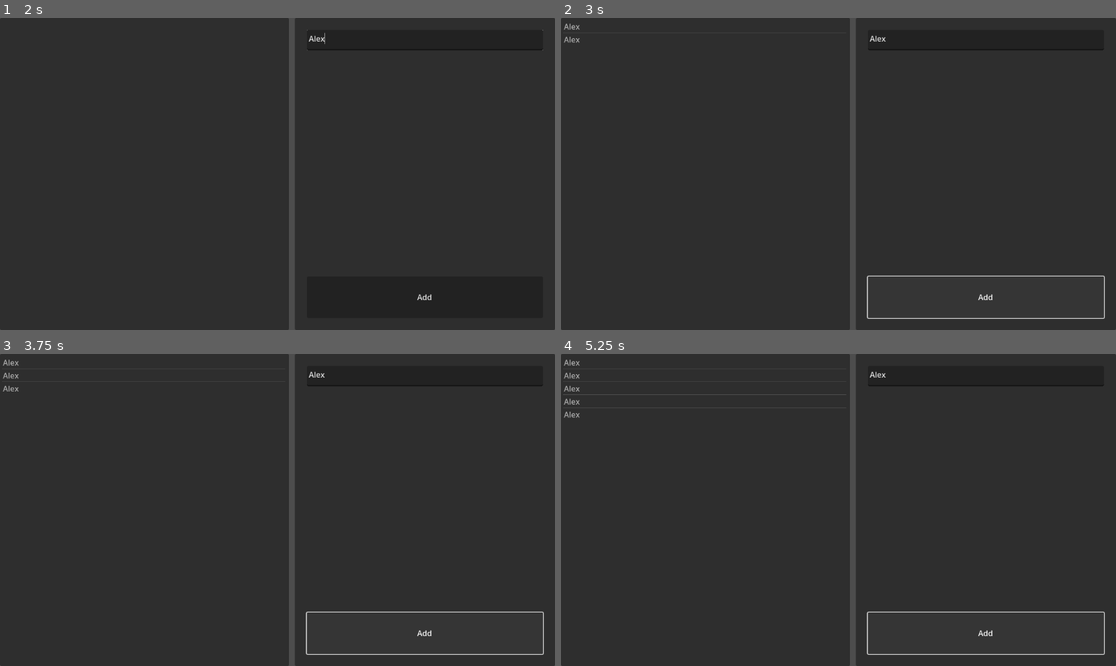
Above: before the commit, frames 1-4 (two rows, left to right).
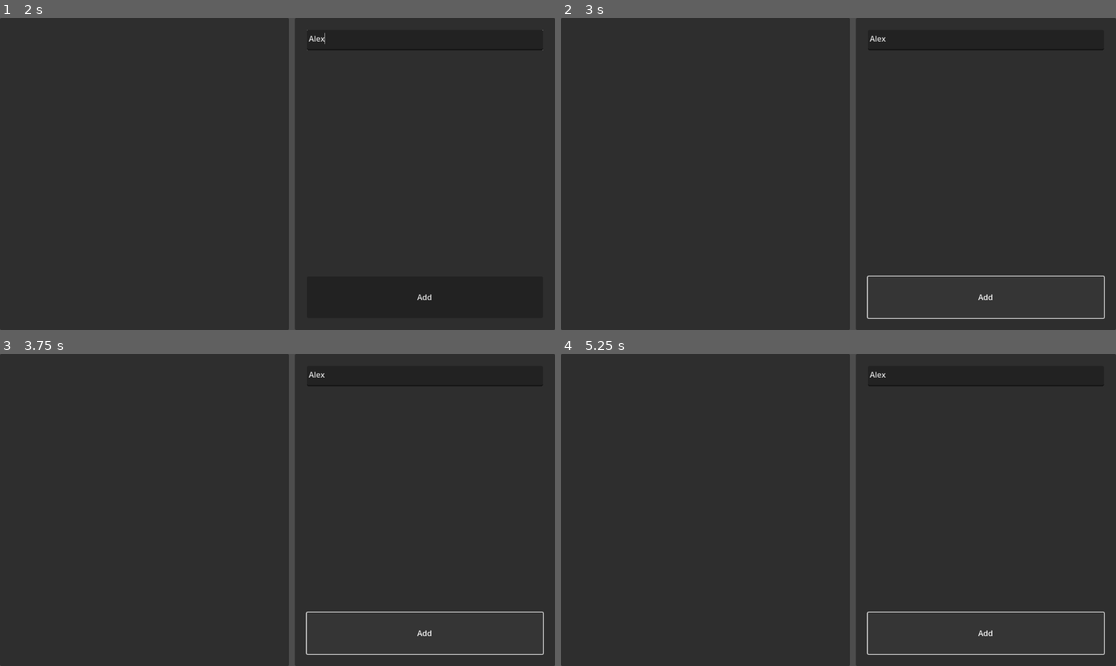
Above: after the commit, the same moments.

Repository: noufbmdev/Godot-Systems
Game: Godot game, scene res://Examples.tscn
Two runs of this game, one before a commit and one after it. Both use one fixed random seed, a clock stepped at 60 frames per second and the inputs below. Before the commit the project has no main scene; this scene is started directly in both runs.
Inputs (mouse positions are in pixels of both pictures, inside the frame that each line leads up to):
- Up to frame 1 (2 s): click "Inventory" at 0.5 s; click (427, 39) at 1.27 s; type "Alex" at 1.35 s
- Up to frame 2 (3 s): click "Add" at 2 s; click "Add" at 2.75 s
- Up to frame 3 (3.75 s): click "Add" at 3.5 s
- Up to frame 4 (5.25 s): tap Enter at 4.25 s; tap Space at 5 s

Frame 1 is identical in both runs. In frame 2, less than 0.1% of the frame differs, in the area x 0-4%, y 1-9%; in frame 3, less than 0.1%; in frame 4, 0.3%, in the area x 0-52%, y 1-21%.
Error after the commit: Invalid access to property or key 'Inventory' on a base object of type 'Node (InventoryManager.gd)'. (res://Inventory_System/Inventory_Example.gd:26)

Commit message:
update save manager

Diff:
--- a/Inventory_System/InventoryManager.gd
+++ b/Inventory_System/InventoryManager.gd
@@ -1,32 +1,32 @@
 # Inventory.gd - A script for managing player's inventory.
 extends Node
 
-const MAX_SLOT_CAPACITY = 99
+@export var INVENTORY_CAPACITY = 10
+@export var SLOT_CAPACITY = 99
 
-var Inventory: Array = [] # Stores a list of Slot scenes.
-var capacity = 0
+var inventory: Array = [] # Stores a list of Slot scenes.
 
 func init(capacity: int) -> Node:
-	self.capacity = capacity
+	SLOT_CAPACITY = capacity
 	return self
 
 # Check if an item is in the inventory
 func has_item(item) -> bool:
-	return item in Inventory
+	return item in inventory
 
 # Get the number of items in the inventory
 func get_size() -> int:
-	return Inventory.size()
+	return inventory.size()
 
 func get_slot(id: int) -> Control:
-	return Inventory[id]
+	return inventory[id]
 
 # Add an item to the inventory
 # TODO: on slot max capacity, add new slot with item else increase quantity
 func add_item(item, amount: int):
 	# If the inventory is not full, add the item
-	if len(Inventory) < capacity:
-		Inventory.append({"item": item, "quantity": amount})
+	if inventory.size() < INVENTORY_CAPACITY:
+		inventory.append({"item": item, "quantity": amount})
 		print("Added ", item.name, " to inventory.")
 	else:
 		print("Inventory is full, cannot add item.")
@@ -35,14 +35,14 @@
 # TODO: on 0, remove item completely else decrease quantity
 func remove_item(item, amount: int):
 	# If the item is in the inventory, remove it
-	if item in Inventory:
-		var index = Inventory.find(item)
-		Inventory.remove_at(index)
+	if item in inventory:
+		var index = inventory.find(item)
+		inventory.remove_at(index)
 		print("Removed ", item.name, " from inventory.")
 	else:
 		print("Item not found in inventory.")
 
 # Upgrade inventory capacity by 10 for each upgrade
 func increase_capacity():
-	capacity += 10
-	print("Inventory capacity has been increase to " + capacity + ".")
+	INVENTORY_CAPACITY += 10
+	print("Inventory capacity has been increase to " + INVENTORY_CAPACITY + ".")
--- a/Save_System/Autosave.gd
+++ /dev/null
@@ -1,18 +0,0 @@
-extends Timer
-
-@export var AUTOSAVE_ENABLED: bool = true
-@export var AUTOSAVE_DURATION: int = 5 # Time between each autosave in seconds.
-
-var SaveManager = preload("res://Save_System/SaveManager.tscn").instantiate()
-
-func _ready():
-	if AUTOSAVE_ENABLED:
-		print("Autosave is enabled.")
-		wait_time = AUTOSAVE_DURATION
-		start()
-	else:
-		print("Autosave is disabled.")
-
-func _on_timeout():
-	print("Autosave " + SaveManager.get_save_file())
-	SaveManager.write()
--- a/Save_System/Autosave.tscn
+++ /dev/null
@@ -1,8 +0,0 @@
-[gd_scene load_steps=2 format=3 uid="uid://b5bej3gakh2fm"]
-
-[ext_resource type="Script" path="res://Save_System/Autosave.gd" id="1_2alwh"]
-
-[node name="Autosave" type="Timer"]
-script = ExtResource("1_2alwh")
-
-[connection signal="timeout" from="." to="." method="_on_timeout"]
--- a/Save_System/SaveManager.gd
+++ b/Save_System/SaveManager.gd
@@ -1,7 +1,9 @@
 extends Node
 
-# TODO: limited/unlimited saves
-@export var MAX_SAVE_NUMBER: int = 10
+@export var AUTOSAVE_ENABLED: bool = false
+@export var AUTOSAVE_DURATION: int = 5 # Time between each autosave in seconds.
+@export var MODE: int = 0 # 0: Single, 1: Multiple
+@export var MAX_SAVE_NUMBER: int = 1
 @export var SAVE_DIRECTORY: String = "user://Save/"
 
 var save_file: String = "save.dat" # Stores the name of the save file with its extension.
@@ -10,6 +12,7 @@
 func _ready():
 	if not DirAccess.open(SAVE_DIRECTORY):
 		DirAccess.make_dir_absolute(SAVE_DIRECTORY)
+	autosave()
 
 func set_save_file(file_name_with_extension: String):
 	save_file = file_name_with_extension
@@ -32,3 +35,15 @@
 func get_files() -> PackedStringArray:
 	var dir = DirAccess.open(SAVE_DIRECTORY)
 	return dir.get_files()
+
+func autosave():
+	if AUTOSAVE_ENABLED:
+		print("Autosave is enabled.")
+		$Timer.start(AUTOSAVE_DURATION)
+	else:
+		print("Autosave is disabled.")
+		$Timer.stop()
+
+func _on_timer_timeout():
+	print("Autosave " + SaveManager.get_save_file())
+	SaveManager.write()
--- a/Save_System/SaveManager.tscn
+++ b/Save_System/SaveManager.tscn
@@ -4,3 +4,7 @@
 
 [node name="SaveManager" type="Node"]
 script = ExtResource("1_ddtwd")
+
+[node name="Timer" type="Timer" parent="."]
+
+[connection signal="timeout" from="Timer" to="." method="_on_timer_timeout"]
--- a/Save_System/Save_Example.gd
+++ b/Save_System/Save_Example.gd
@@ -1,7 +1,53 @@
 extends Control
 
-var SaveManager = preload("res://Save_System/SaveManager.tscn").instantiate()
-var Autosave = preload("res://Save_System/Autosave.tscn").instantiate()
+@onready var save_container = $HBoxContainer/SaveList/ScrollContainer/VBoxContainer
+@onready var limit_mode = $HBoxContainer/Options/VBoxContainer/LimitMode
+@onready var save_number = $HBoxContainer/Options/VBoxContainer/SaveNum
+@onready var autosave_time = $HBoxContainer/Options/VBoxContainer/AutosaveTime
+@onready var save_slot = $HBoxContainer/TempSaveSlot
+
+var extra_slot = 0
 
 func _ready():
-	pass # Replace with function body.
+	_on_button_pressed()
+
+func _on_mode_item_selected(index):
+	SaveManager.MODE = index
+	if index == 0:
+		extra_slot = 0
+		save_number.editable = false
+		limit_mode.disabled = true
+	else:
+		limit_mode.disabled = false
+		save_number.editable = true
+
+func _on_limit_mode_item_selected(index):
+	if index == 1:
+		extra_slot = 1
+		save_number.editable = false
+	else:
+		extra_slot = 0
+		save_number.editable = true
+
+func _on_autosave_toggled(button_pressed):
+	SaveManager.AUTOSAVE_ENABLED = button_pressed
+	if button_pressed:
+		autosave_time.editable = true
+	else:
+		autosave_time.editable = false
+
+func _on_button_pressed():
+	# Setup autosave
+	SaveManager.AUTOSAVE_DURATION = autosave_time.value
+	SaveManager.autosave()
+
+	# Clear all save slots
+	for child in save_container.get_children():
+		child.queue_free()
+
+	# Add save slots
+	SaveManager.MAX_SAVE_NUMBER = save_number.value + 1 + extra_slot
+	for number in range(1, SaveManager.MAX_SAVE_NUMBER):
+		var panel = save_slot.duplicate()
+		panel.show()
+		save_container.add_child(panel)
--- a/Save_System/Save_Example.tscn
+++ b/Save_System/Save_Example.tscn
@@ -11,7 +11,7 @@
 grow_vertical = 2
 script = ExtResource("1_ikobb")
 
-[node name="HSplitContainer" type="HSplitContainer" parent="."]
+[node name="HBoxContainer" type="HBoxContainer" parent="."]
 layout_mode = 1
 anchors_preset = 15
 anchor_right = 1.0
@@ -19,42 +19,179 @@
 grow_horizontal = 2
 grow_vertical = 2
 
-[node name="SaveList" type="Panel" parent="HSplitContainer"]
+[node name="SaveList" type="Panel" parent="HBoxContainer"]
 layout_mode = 2
+size_flags_horizontal = 3
 
-[node name="VBoxContainer" type="VBoxContainer" parent="HSplitContainer/SaveList"]
+[node name="ScrollContainer" type="ScrollContainer" parent="HBoxContainer/SaveList"]
 layout_mode = 1
 anchors_preset = 15
 anchor_right = 1.0
 anchor_bottom = 1.0
+offset_left = 25.0
+offset_top = 25.0
+offset_right = -25.0
+offset_bottom = -25.0
 grow_horizontal = 2
 grow_vertical = 2
+horizontal_scroll_mode = 0
 
-[node name="Options" type="Panel" parent="HSplitContainer"]
+[node name="VBoxContainer" type="VBoxContainer" parent="HBoxContainer/SaveList/ScrollContainer"]
 layout_mode = 2
+size_flags_horizontal = 3
+size_flags_vertical = 3
 
-[node name="VBoxContainer" type="VBoxContainer" parent="HSplitContainer/Options"]
+[node name="Panel" type="Panel" parent="HBoxContainer/SaveList/ScrollContainer/VBoxContainer"]
+custom_minimum_size = Vector2(0, 120)
+layout_mode = 2
+size_flags_vertical = 2
+
+[node name="HBoxContainer" type="HBoxContainer" parent="HBoxContainer/SaveList/ScrollContainer/VBoxContainer/Panel"]
 layout_mode = 1
 anchors_preset = 15
 anchor_right = 1.0
 anchor_bottom = 1.0
+offset_left = 10.0
+offset_top = 10.0
+offset_right = -10.0
+offset_bottom = -10.0
 grow_horizontal = 2
 grow_vertical = 2
+theme_override_constants/separation = 5
+alignment = 1
 
-[node name="Mode" type="OptionButton" parent="HSplitContainer/Options/VBoxContainer"]
+[node name="Content" type="VBoxContainer" parent="HBoxContainer/SaveList/ScrollContainer/VBoxContainer/Panel/HBoxContainer"]
 layout_mode = 2
+size_flags_horizontal = 3
+alignment = 1
 
-[node name="MultiMode" type="OptionButton" parent="HSplitContainer/Options/VBoxContainer"]
+[node name="Area" type="Label" parent="HBoxContainer/SaveList/ScrollContainer/VBoxContainer/Panel/HBoxContainer/Content"]
 layout_mode = 2
+size_flags_horizontal = 3
+size_flags_vertical = 6
+text = "Area 1"
 
-[node name="MultiNum" type="TextEdit" parent="HSplitContainer/Options/VBoxContainer"]
+[node name="TimePlayed" type="Label" parent="HBoxContainer/SaveList/ScrollContainer/VBoxContainer/Panel/HBoxContainer/Content"]
 layout_mode = 2
+size_flags_vertical = 6
+text = "00:38"
 
-[node name="Autosave" type="CheckButton" parent="HSplitContainer/Options/VBoxContainer"]
+[node name="Progress" type="Label" parent="HBoxContainer/SaveList/ScrollContainer/VBoxContainer/Panel/HBoxContainer/Content"]
 layout_mode = 2
+size_flags_vertical = 6
+text = "1%"
 
-[node name="AutosaveTime" type="TextEdit" parent="HSplitContainer/Options/VBoxContainer"]
+[node name="Buttons" type="VBoxContainer" parent="HBoxContainer/SaveList/ScrollContainer/VBoxContainer/Panel/HBoxContainer"]
 layout_mode = 2
+size_flags_horizontal = 3
+size_flags_stretch_ratio = 0.2
 
-[node name="Button" type="Button" parent="HSplitContainer/Options/VBoxContainer"]
+[node name="Button2" type="Button" parent="HBoxContainer/SaveList/ScrollContainer/VBoxContainer/Panel/HBoxContainer/Buttons"]
 layout_mode = 2
+size_flags_vertical = 3
+text = ">"
+
+[node name="Button" type="Button" parent="HBoxContainer/SaveList/ScrollContainer/VBoxContainer/Panel/HBoxContainer/Buttons"]
+layout_mode = 2
+size_flags_vertical = 3
+text = "x"
+
+[node name="Options" type="Panel" parent="HBoxContainer"]
+layout_mode = 2
+size_flags_horizontal = 3
+
+[node name="VBoxContainer" type="VBoxContainer" parent="HBoxContainer/Options"]
+layout_mode = 1
+anchors_preset = 15
+anchor_right = 1.0
+anchor_bottom = 1.0
+offset_left = 50.0
+offset_top = 50.0
+offset_right = -50.0
+offset_bottom = -50.0
+grow_horizontal = 2
+grow_vertical = 2
+theme_override_constants/separation = 10
+alignment = 1
+
+[node name="SaveMode" type="OptionButton" parent="HBoxContainer/Options/VBoxContainer"]
+layout_mode = 2
+item_count = 2
+selected = 0
+popup/item_0/text = "Single Save"
+popup/item_0/id = 0
+popup/item_1/text = "Multiple Saves"
+popup/item_1/id = 1
+
+[node name="LimitMode" type="OptionButton" parent="HBoxContainer/Options/VBoxContainer"]
+layout_mode = 2
+disabled = true
+item_count = 2
+selected = 0
+popup/item_0/text = "Limited"
+popup/item_0/id = 0
+popup/item_1/text = "Unlimited"
+popup/item_1/id = 1
+
+[node name="SaveNum" type="SpinBox" parent="HBoxContainer/Options/VBoxContainer"]
+layout_mode = 2
+min_value = 1.0
+value = 1.0
+allow_greater = true
+editable = false
+suffix = "Save(s)"
+
+[node name="Autosave" type="CheckButton" parent="HBoxContainer/Options/VBoxContainer"]
+layout_mode = 2
+text = "Autosave"
+
+[node name="AutosaveTime" type="SpinBox" parent="HBoxContainer/Options/VBoxContainer"]
+custom_minimum_size = Vector2(0, 35)
+layout_mode = 2
+min_value = 5.0
+value = 5.0
+allow_greater = true
+editable = false
+suffix = "Second(s)"
+
+[node name="Button" type="Button" parent="HBoxContainer/Options/VBoxContainer"]
+layout_mode = 2
+text = "Apply"
+
+[node name="TempSaveSlot" type="Panel" parent="HBoxContainer"]
+visible = false
+custom_minimum_size = Vector2(0, 120)
+layout_mode = 2
+size_flags_horizontal = 3
+size_flags_vertical = 2
+
+[node name="HBoxContainer" type="HBoxContainer" parent="HBoxContainer/TempSaveSlot"]
+layout_mode = 1
+anchors_preset = 15
+anchor_right = 1.0
+anchor_bottom = 1.0
+offset_left = 10.0
+offset_top = 10.0
+offset_right = -10.0
+offset_bottom = -10.0
+grow_horizontal = 2
+grow_vertical = 2
+alignment = 1
+
+[node name="Label" type="Label" parent="HBoxContainer/TempSaveSlot/HBoxContainer"]
+layout_mode = 2
+size_flags_horizontal = 3
+text = "Empty Slot"
+horizontal_alignment = 1
+vertical_alignment = 1
+
+[node name="Button" type="Button" parent="HBoxContainer/TempSaveSlot/HBoxContainer"]
+layout_mode = 2
+size_flags_horizontal = 3
+size_flags_stretch_ratio = 0.2
+text = ">"
+
+[connection signal="item_selected" from="HBoxContainer/Options/VBoxContainer/SaveMode" to="." method="_on_mode_item_selected"]
+[connection signal="item_selected" from="HBoxContainer/Options/VBoxContainer/LimitMode" to="." method="_on_limit_mode_item_selected"]
+[connection signal="toggled" from="HBoxContainer/Options/VBoxContainer/Autosave" to="." method="_on_autosave_toggled"]
+[connection signal="pressed" from="HBoxContainer/Options/VBoxContainer/Button" to="." method="_on_button_pressed"]
--- a/project.godot
+++ b/project.godot
@@ -11,10 +11,11 @@
 [application]
 
 config/name="Godot Scripts"
+run/main_scene="res://Examples.tscn"
 config/features=PackedStringArray("4.0", "Forward Plus")
 
 [autoload]
 
 SceneManager="*res://Scene_Manager/SceneManager.tscn"
-SaveManager="*res://Save_System/SaveManager.gd"
+SaveManager="*res://Save_System/SaveManager.tscn"
 Globals="*res://Globals.tscn"
Not shown, added: Inventory_System/README.md
Not shown, added: Quest_System/README.md
Not shown, changed: README.md
Not shown, added: Save_System/README.md
Not shown, changed: Scene_Manager/README.md
